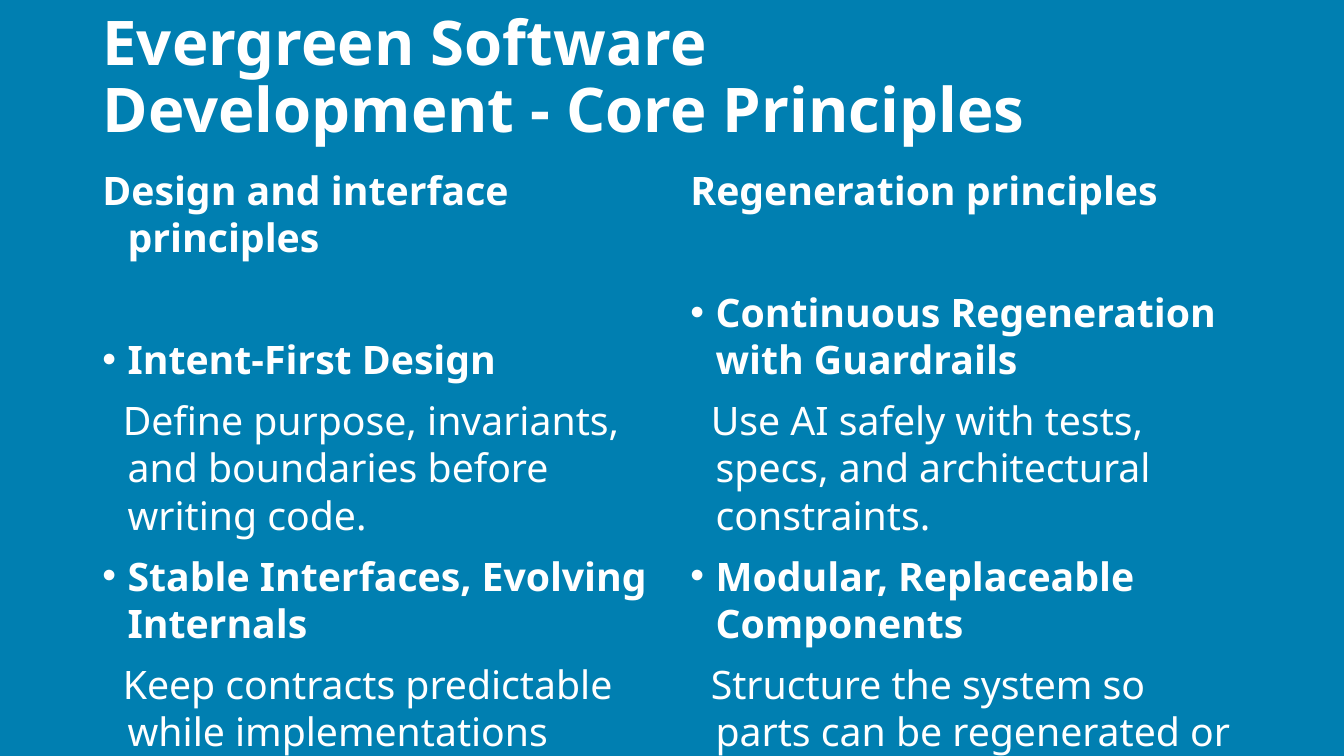
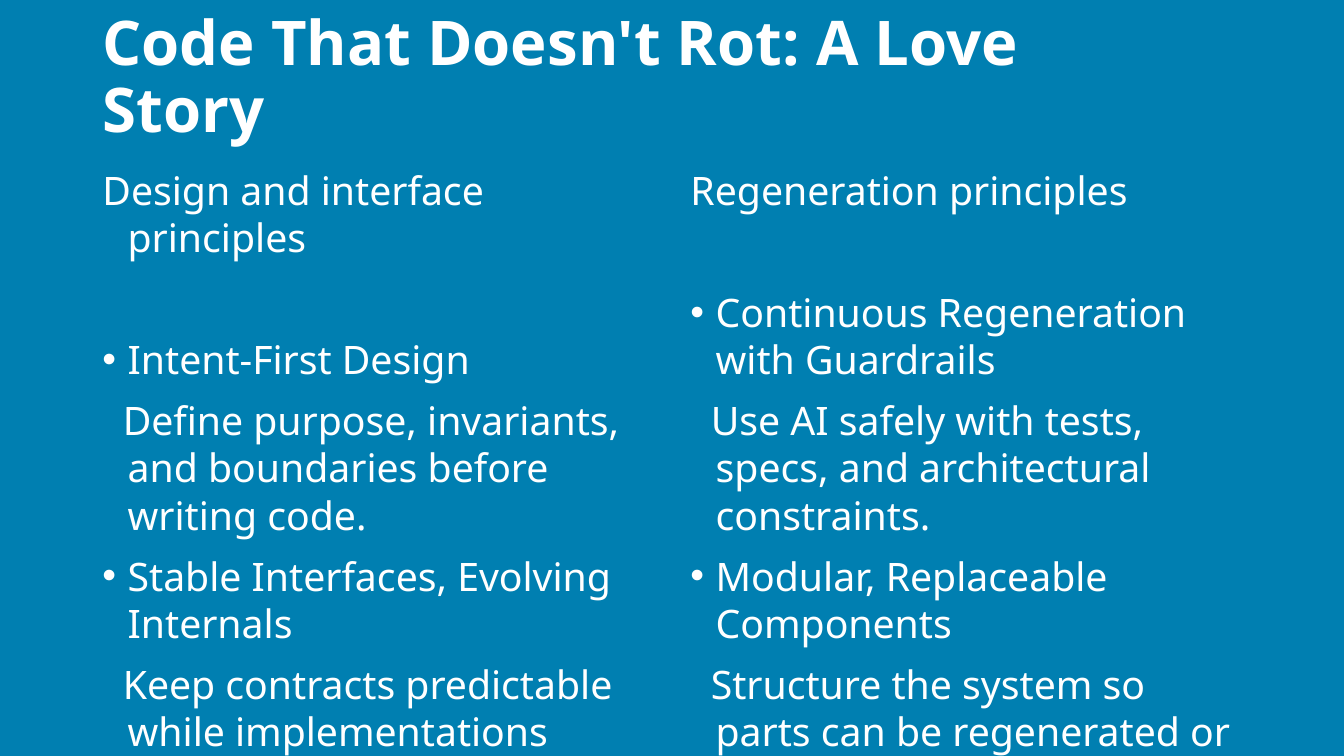
Before and after one commit to j0hnnymiller/AI-Assisted-Software-Development, a slide deck: slide 93 of slides/output/aiasd-311-monday-draft.pptx (slide 100 before the commit). Drawn at 1344x756 pixels with LibreOffice and Linux fonts; fonts in the diff are those of the drawing; background and template pictures are left out. Boxes give left, top, right and bottom in pixels: in the first picture for what was removed or moved away, otherwise in the second. Text is boxed around its words. In the diff, an @@ line names an element or a change of style, - is before the commit and + after.

```diff
--- a/slides/output/aiasd-311-monday-draft.pptx
+++ b/slides/output/aiasd-311-monday-draft.pptx
@@ title at [102, 18, 1018, 147]: text changed @@
-Evergreen Software Development - Core Principles
+Code That Doesn't Rot: A Love Story
@@ text at [102, 175, 611, 639]: bold off in "Design and interface principles", "Intent-First Design", "Stable Interfaces, Evolving Internals", "Lifecycle Governance" @@
@@ text at [690, 175, 1186, 648]: bold off in "Regeneration principles", "Continuous Regeneration with Guardrails", "Modular, Replaceable Components" @@
```
Also in this commit, not shown: 87 other slides changed, 6 slides added, 22 slides removed, 10 other files.
